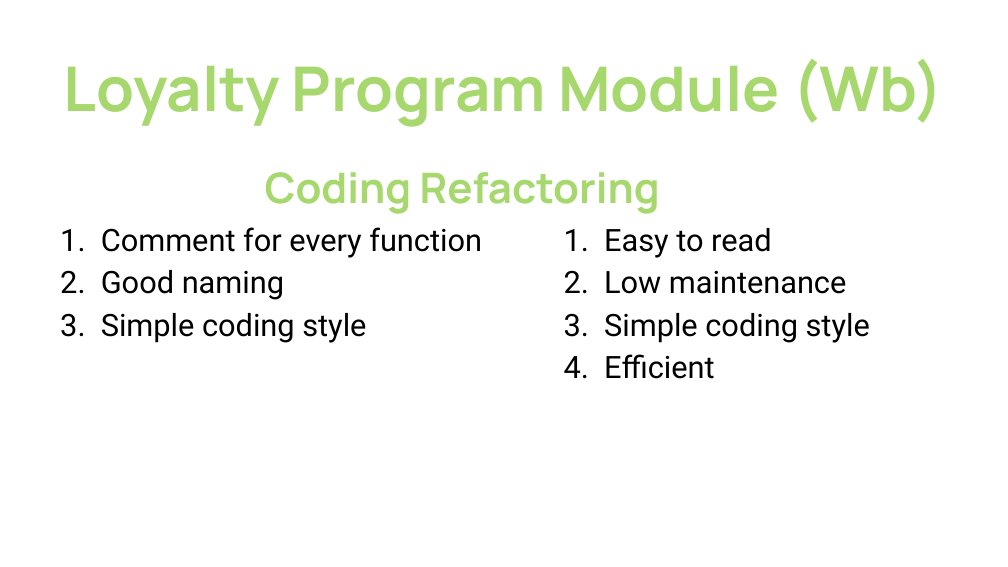
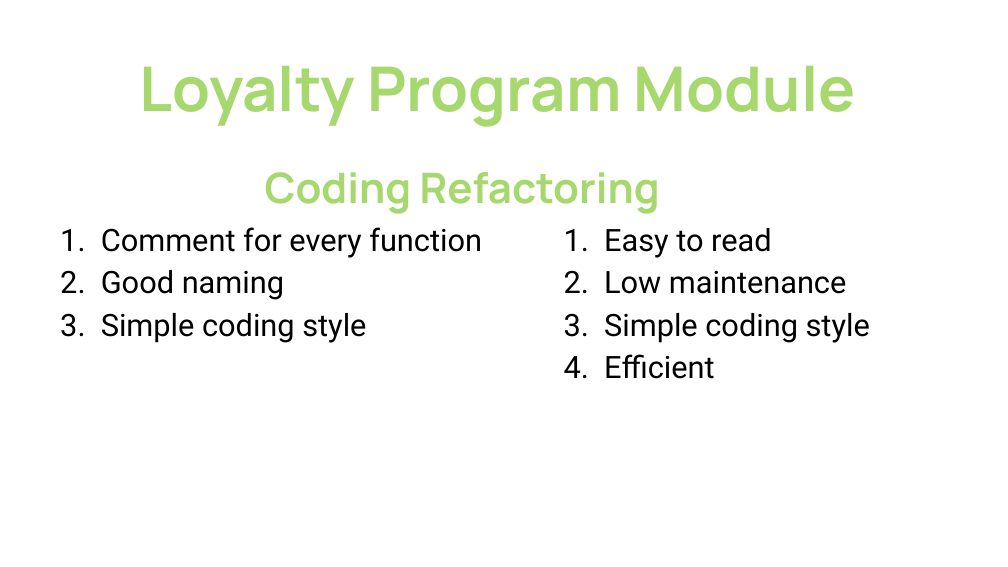
Before and after one commit to XandeK/swen3powerpoint, a slide deck: slide 6 of SWEN presentation 3.pptx. Drawn at 1008x567 pixels with LibreOffice and Linux fonts; fonts in the diff are those of the drawing; background and template pictures are left out. Boxes give left, top, right and bottom in pixels: in the first picture for what was removed or moved away, otherwise in the second. Text is boxed around its words. In the diff, an @@ line names an element or a change of style, - is before the commit and + after.

```diff
--- a/SWEN presentation 3.pptx
+++ b/SWEN presentation 3.pptx
@@ title at [139, 66, 856, 127]: text changed @@
-Loyalty Program Module (Wb)
+Loyalty Program Module
```
Also in this commit, not shown: 6 other slides changed.
